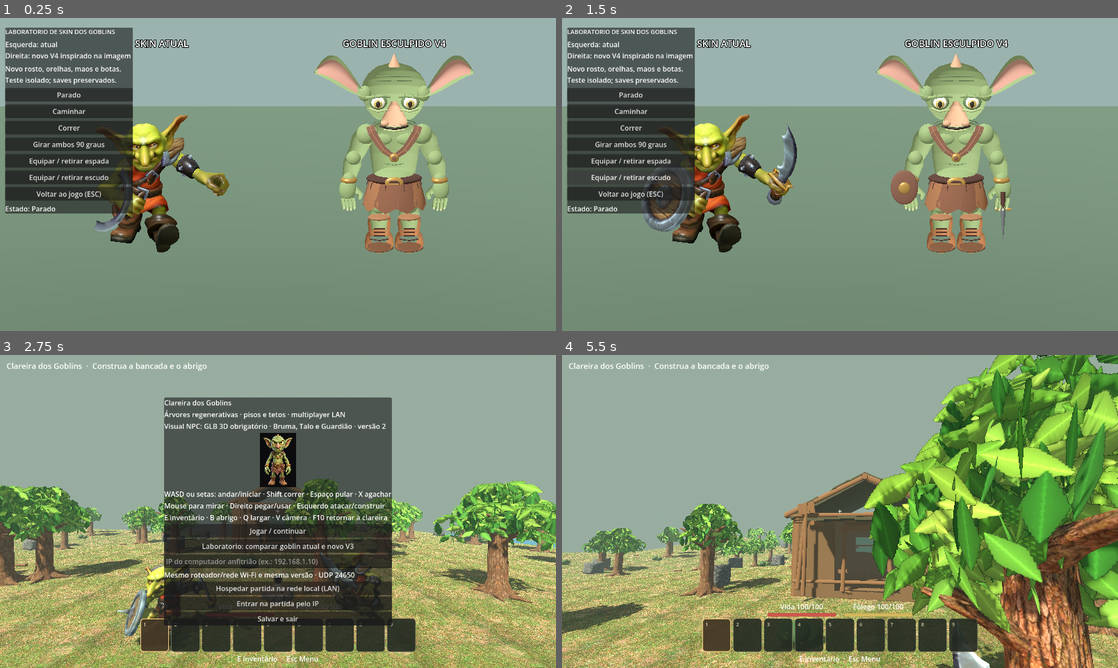
Above: before the commit, frames 1-4 (two rows, left to right).
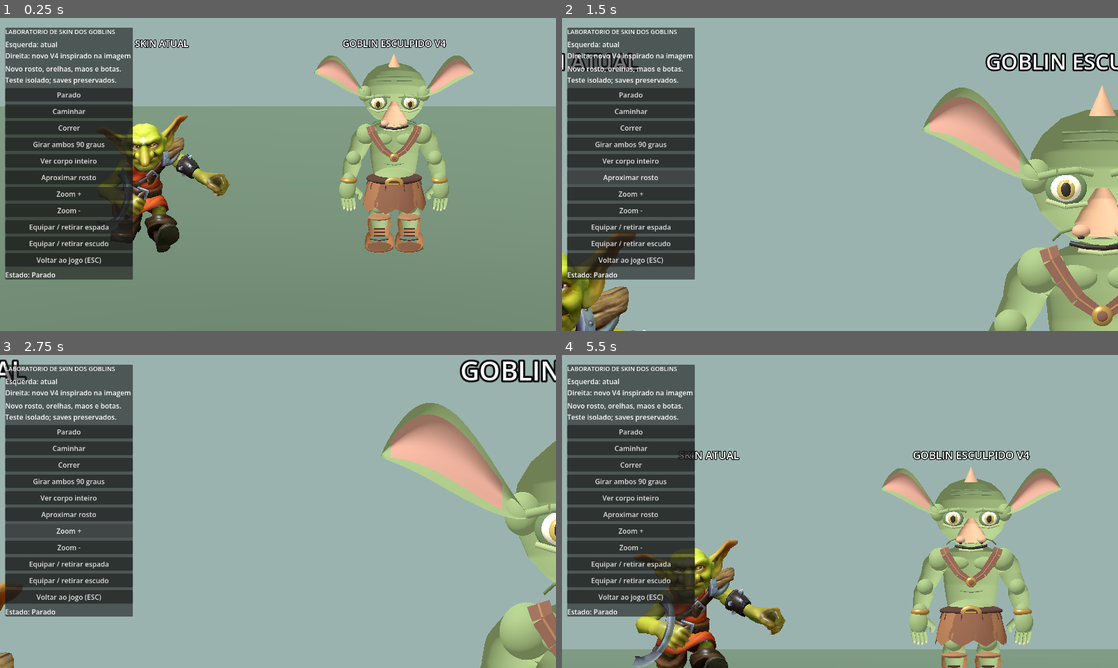
Above: after the commit, the same moments.

Repository: clebertressi88/clareira-dos-goblins
Game: Godot game, scene res://experimentos/goblin_skin_teste.tscn
The game is run twice, just before and just after one commit, with the same random seed, the same clock (stepped at 60 frames per second) and the same inputs. This scene is started directly instead of the project's main scene.
Inputs (mouse positions are in pixels of both pictures, inside the frame that each line leads up to):
- Up to frame 1 (0.25 s): no input
- Up to frame 2 (1.5 s): click (628, 161) at 0.5 s, where only the run after the commit has a clickable "Ver corpo inteiro"; click (628, 177) at 1.25 s, where only the run after the commit has a clickable "Aproximar rosto"
- Up to frame 3 (2.75 s): click (66, 530) at 2 s, where only the run after the commit has a clickable "Zoom +"
- Up to frame 4 (5.5 s): click (628, 545) at 2.75 s, where only the run after the commit has a clickable "Zoom -"; click (840, 530) at 3.5 s, where only the run before the commit has a clickable "Jogar / continuar"; tap Enter at 4.25, 4.35 s; move the mouse to (867, 511) at 4.27 s; hold W (goblin_frente, bound only before the commit) from 4.28 s (still down); click (867, 511) at 4.42 s; tap Space at 4.52, 4.82, 5.27 s; move the mouse to (812, 511) at 5.02 s; tap Keypad Enter at 5.1 s

The runs differ from the first frame. In frame 1, 5.8% of the frame differs, in the area x 0-24%, y 44-84%; in frame 2, 68%; in frame 3, 81%, in the area x 0-100%, y 1-100%; in frame 4, 78%.

Commit message:
feat(goblin): permitir inspecao aproximada do rosto e corpo no laboratorio V4

Diff:
--- a/Projeto-Godot/experimentos/goblin_skin_teste.gd
+++ b/Projeto-Godot/experimentos/goblin_skin_teste.gd
@@ -11,6 +11,9 @@
 var sword_on := false
 var shield_on := false
 var caption: Label
+var inspection_camera: Camera3D
+var view_mode := "corpo"
+var zoom_factor := 1.0
 
 func _ready() -> void:
 	Input.mouse_mode=Input.MOUSE_MODE_VISIBLE
@@ -51,6 +54,7 @@
 	camera.current=true
 	camera.projection=Camera3D.PROJECTION_ORTHOGONAL
 	camera.size=3.5
+	inspection_camera=camera
 
 
 func _spawn(script: GDScript, place: Vector3, title: String) -> void:
@@ -100,6 +104,10 @@
 	_button(column,"Caminhar",_set_motion.bind("walk"))
 	_button(column,"Correr",_set_motion.bind("run"))
 	_button(column,"Girar ambos 90 graus",_turn)
+	_button(column,"Ver corpo inteiro",_inspect_body)
+	_button(column,"Aproximar rosto",_inspect_face)
+	_button(column,"Zoom +",_zoom_in)
+	_button(column,"Zoom -",_zoom_out)
 	_button(column,"Equipar / retirar espada",_sword)
 	_button(column,"Equipar / retirar escudo",_shield)
 	_button(column,"Voltar ao jogo (ESC)",_back)
@@ -126,6 +134,37 @@
 	for rig in characters:
 		if is_instance_valid(rig) and is_instance_valid(rig.get_parent()):
 			(rig.get_parent() as Node3D).rotation.y=angle
+
+
+
+func _inspect_body() -> void:
+	view_mode="corpo"
+	_update_camera()
+
+
+func _inspect_face() -> void:
+	view_mode="rosto"
+	_update_camera()
+
+
+func _zoom_in() -> void:
+	zoom_factor=clampf(zoom_factor*.8,.55,2.0)
+	_update_camera()
+
+
+func _zoom_out() -> void:
+	zoom_factor=clampf(zoom_factor*1.25,.55,2.0)
+	_update_camera()
+
+
+func _update_camera() -> void:
+	if not is_instance_valid(inspection_camera):
+		return
+	var camera_size := 1.55 if view_mode=="rosto" else 3.5
+	inspection_camera.size=camera_size*zoom_factor
+	var target_height := 1.79 if view_mode=="rosto" else .85
+	inspection_camera.position=Vector3(0,target_height+.35,6.2)
+	inspection_camera.look_at(Vector3(0,target_height,0),Vector3.UP)
 
 
 func _sword() -> void:
